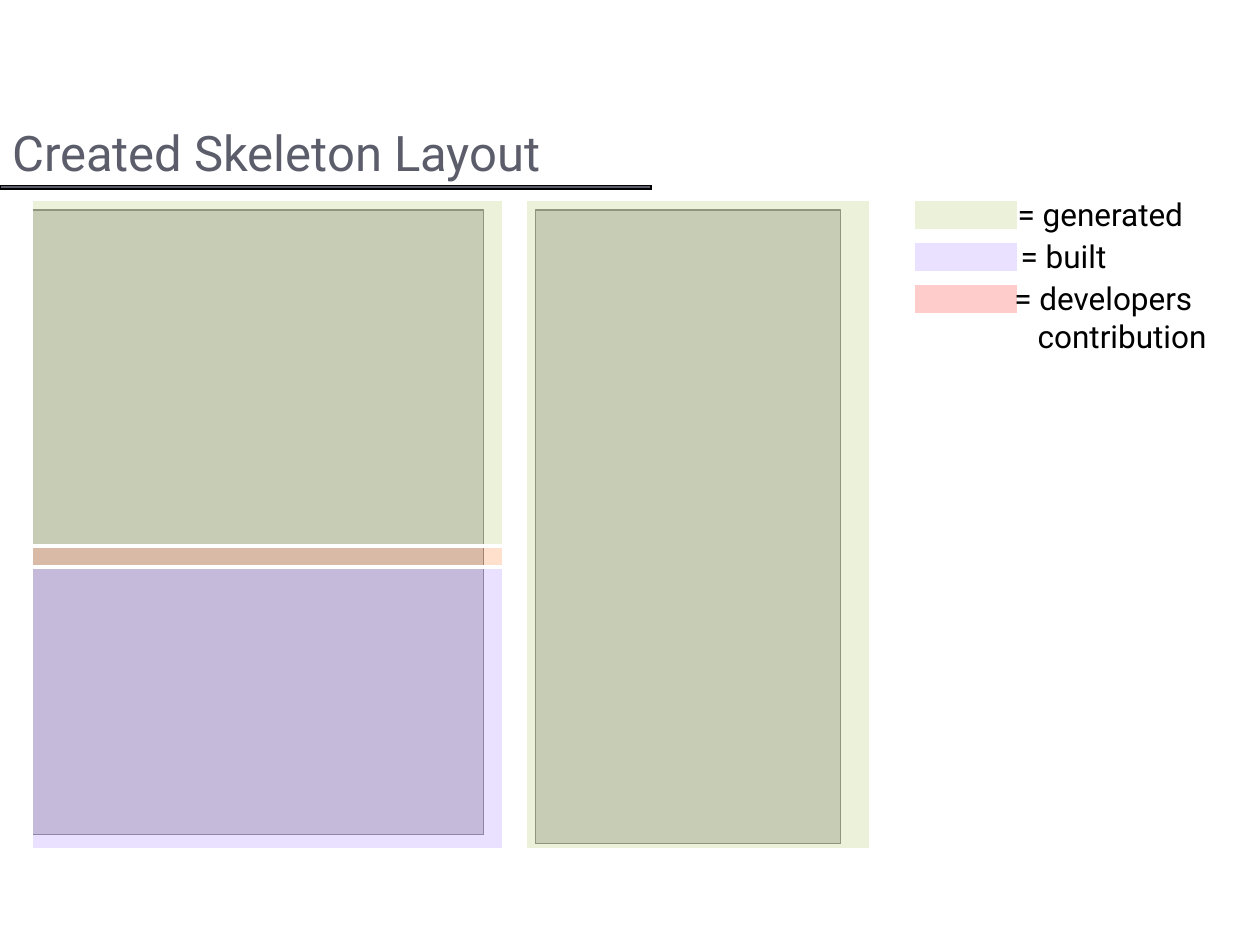
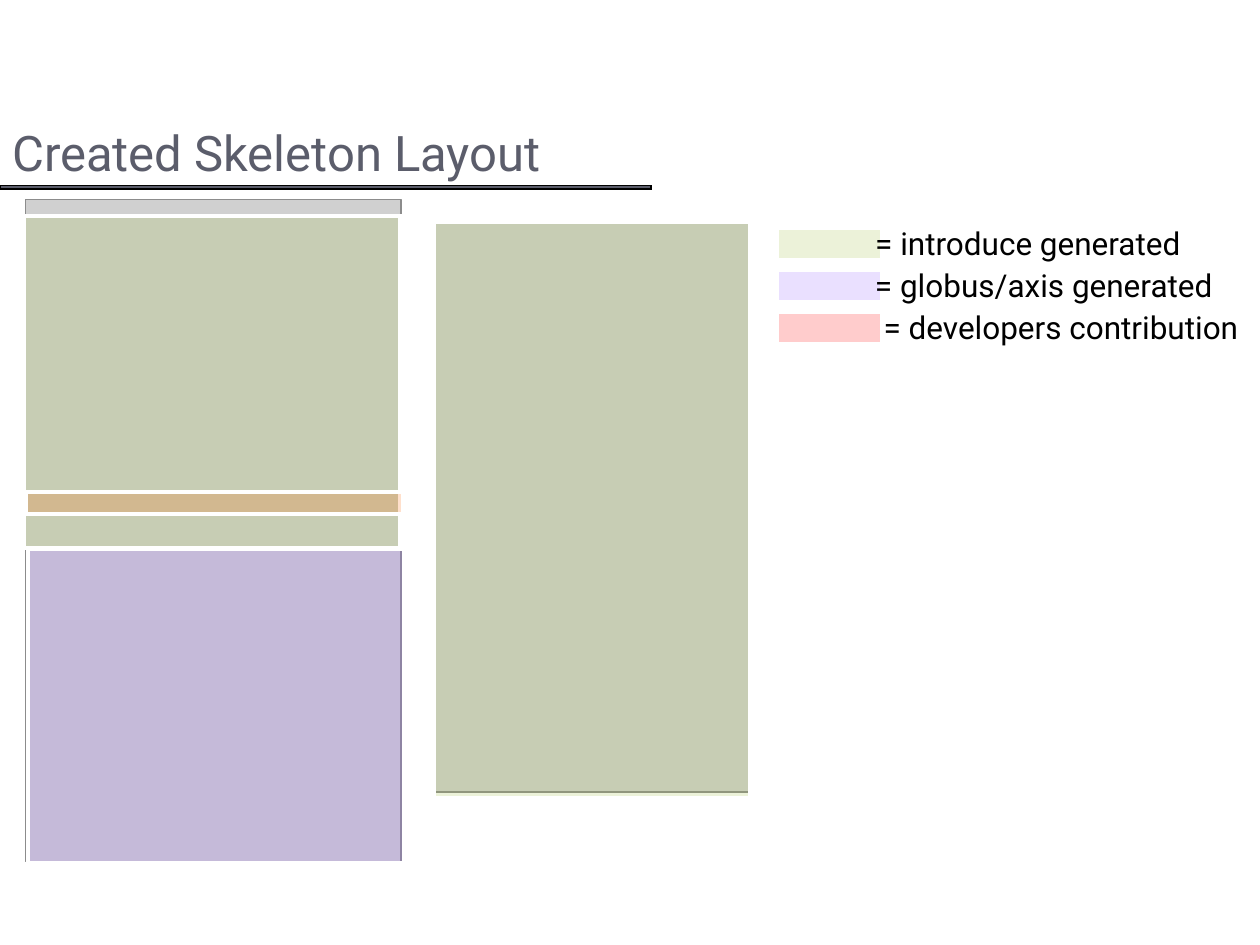
Before and after one commit to NCIP/cagrid-portal, a slide deck: slide 18 of cagrid-1-0/Documentation/presentations/introduce/Introduce.ppt. Drawn at 1260x945 pixels with LibreOffice and Linux fonts; fonts in the diff are those of the drawing; grey boxes stand for pictures; background and template pictures are left out. Boxes give left, top, right and bottom in pixels: in the first picture for what was removed or moved away, otherwise in the second. Text is boxed around its words. In the diff, an @@ line names an element or a change of style, - is before the commit and + after.

```diff
--- a/cagrid-1-0/Documentation/presentations/introduce/Introduce.ppt
+++ b/cagrid-1-0/Documentation/presentations/introduce/Introduce.ppt
@@ picture: place and size @@
-picture at (32,210,484,835)
+picture at (25,199,401,862)
@@ rectangle: place and size @@
-rectangle at (32,199,504,546)
+rectangle at (24,215,399,548)
@@ picture: place and size @@
-picture at (536,210,840,844)
+picture at (433,223,750,793)
@@ rectangle: place and size @@
-rectangle at (525,199,872,850)
+rectangle at (435,222,751,798)
@@ text at (900,231,1180,262): text changed @@
-= generated
+= introduce generated
@@ text removed at (1046,244,1107,269) @@
-= built
@@ text added at (900,273,1212,304), 18 pt, text #000000 @@
+= globus/axis generated
@@ 3 rectangles: place and size @@
-3 rectangles at (914,199,1018,315)
+3 rectangles at (776,228,881,344)
@@ text at (909,315,1238,346): text changed @@
-= developers
-contribution
+= developers contribution
@@ rectangle: place and size @@
-rectangle at (32,546,504,567)
+rectangle at (25,491,403,514)
@@ rectangle: place and size @@
-rectangle at (32,567,504,850)
+rectangle at (28,549,403,863)
```
Also in this commit, not shown: 2 other slides changed, 1 other file.
